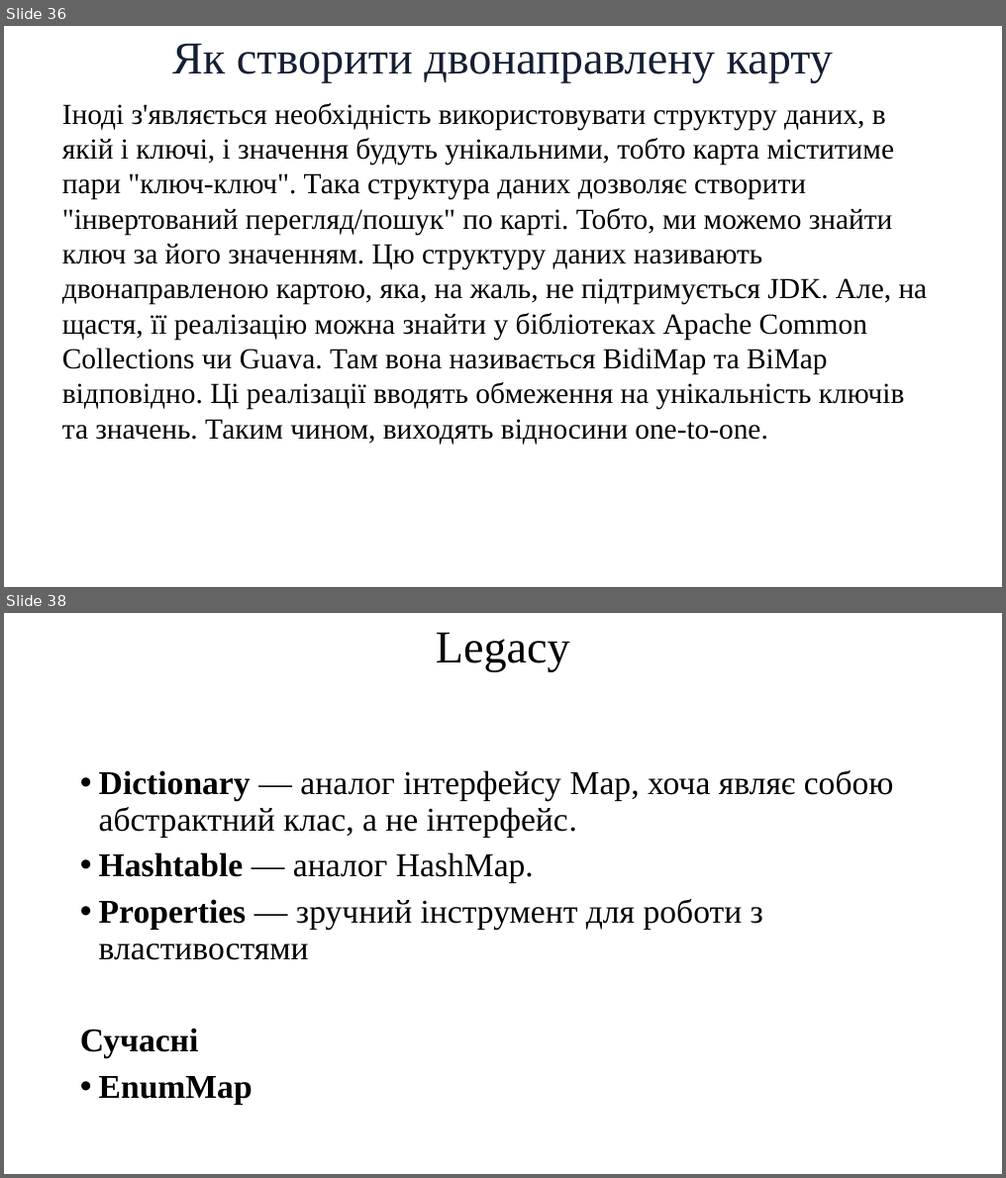
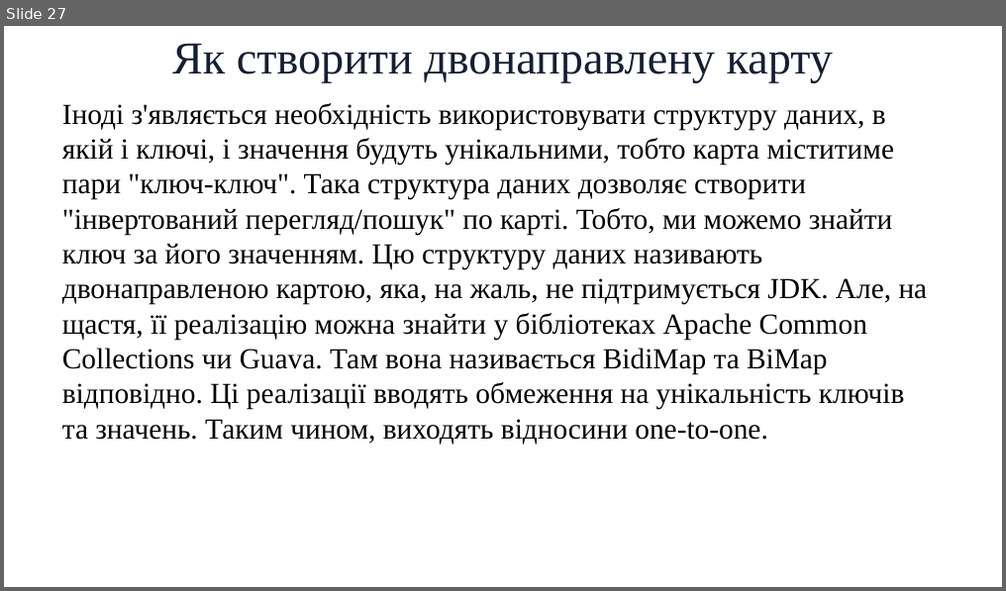
Before and after one commit to arg3ntuum/JavaCourse, a slide deck: Java Урок 19 Колекції. Iterable Comparator Map. Пошук і сортування.pptx. Shown one above the other, each under a label of ours: slides 36 and 38 before the commit, slide 27 after it; the slides between them are not shown. The pictures are 1006x1178 and 1006x591 pixels, drawn with LibreOffice and Linux fonts; fonts in the diff are those of the drawing. Boxes give left, top, right and bottom in pixels: in the first picture for what was removed or moved away, otherwise in the second. Text is boxed around its words. In the diff, an @@ line names an element or a change of style, - is before the commit and + after.

```diff
--- a/Java Урок 19 Колекції. Iterable Comparator Map. Пошук і сортування.pptx
+++ b/Java Урок 19 Колекції. Iterable Comparator Map. Пошук і сортування.pptx
@@ slide 38 removed at bbox=[4, 613, 1002, 1174], background #FFFFFF @@
@@ title removed at bbox=[436, 632, 570, 671] @@
-Legacy
@@ text removed at bbox=[80, 770, 894, 1105] @@
-• Dictionary — аналог інтерфейсу Map, хоча являє собою абстрактний клас, а не інтерфейс.
-• Hashtable — аналог HashMap.
-• Properties — зручний інструмент для роботи з властивостями
-Сучасні
-• EnumMap
@@ what was slide 36 is now slide 27 @@
```
Also in this commit, not shown: 10 other slides removed, 30 other files.
